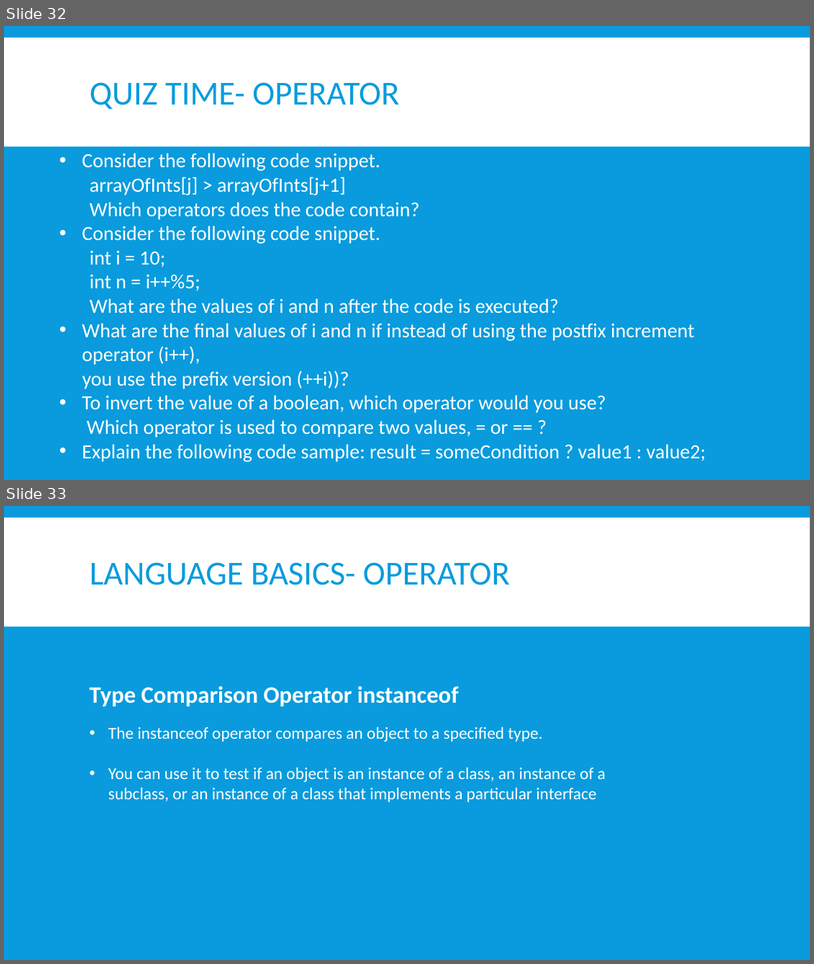
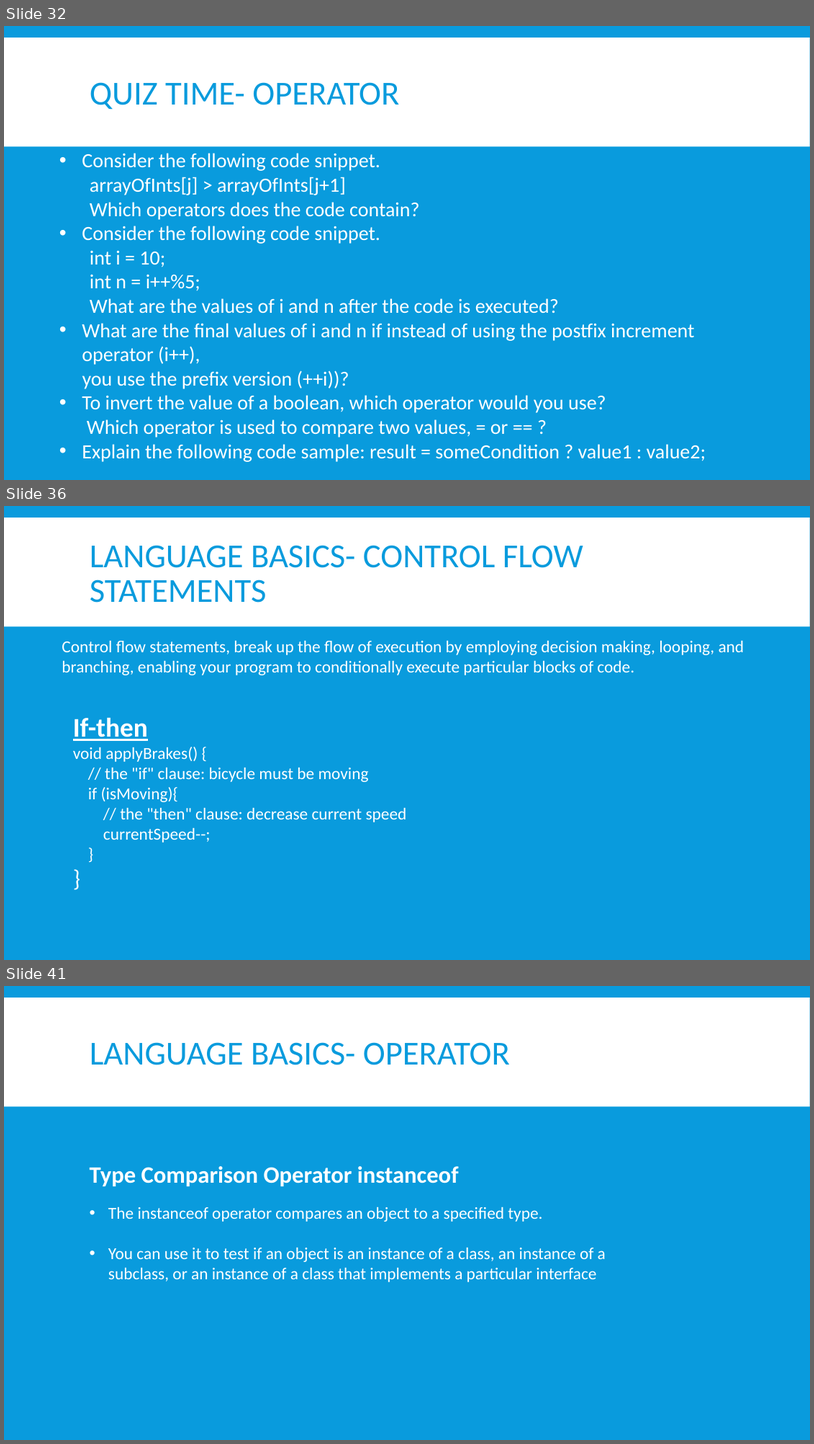
Before and after one commit to nmsgit1234/TechnicalDocs, a slide deck: training/core_java/core_java.pptx. Shown one above the other, each under a label of ours: slides 32 and 33 before the commit, slides 32, 36 and 41 after it; the slides between them are not shown. The pictures are 814x964 and 814x1444 pixels, drawn with LibreOffice and Linux fonts; fonts in the diff are those of the drawing. Boxes give left, top, right and bottom in pixels: in the first picture for what was removed or moved away, otherwise in the second. Text is boxed around its words. In the diff, an @@ line names an element or a change of style, - is before the commit and + after.

```diff
--- a/training/core_java/core_java.pptx
+++ b/training/core_java/core_java.pptx
@@ slide 36 added at [4,506,810,960], background #099BDD; not listed: 1 template element that a slide beside it also shows @@
@@ title added at [90,545,584,602], 40 pt, text #099BDD @@
+LANGUAGE BASICS- CONTROL FLOW STATEMENTS
@@ text added at [62,640,745,675], 20 pt, text #FFFFFF @@
+Control flow statements, break up the flow of execution by employing decision making, looping, and branching, enabling your program to conditionally execute particular blocks of code.
@@ text added at [73,717,407,842], 20 pt, text #FFFFFF @@
+If-then
+void applyBrakes() {
+// the "if" clause: bicycle must be moving
+if (isMoving){
+// the "then" clause: decrease current speed
+currentSpeed--;
+}
+}
@@ what was slide 33 is now slide 41 @@
```
Also in this commit, not shown: 7 other slides added, 6 other files.
